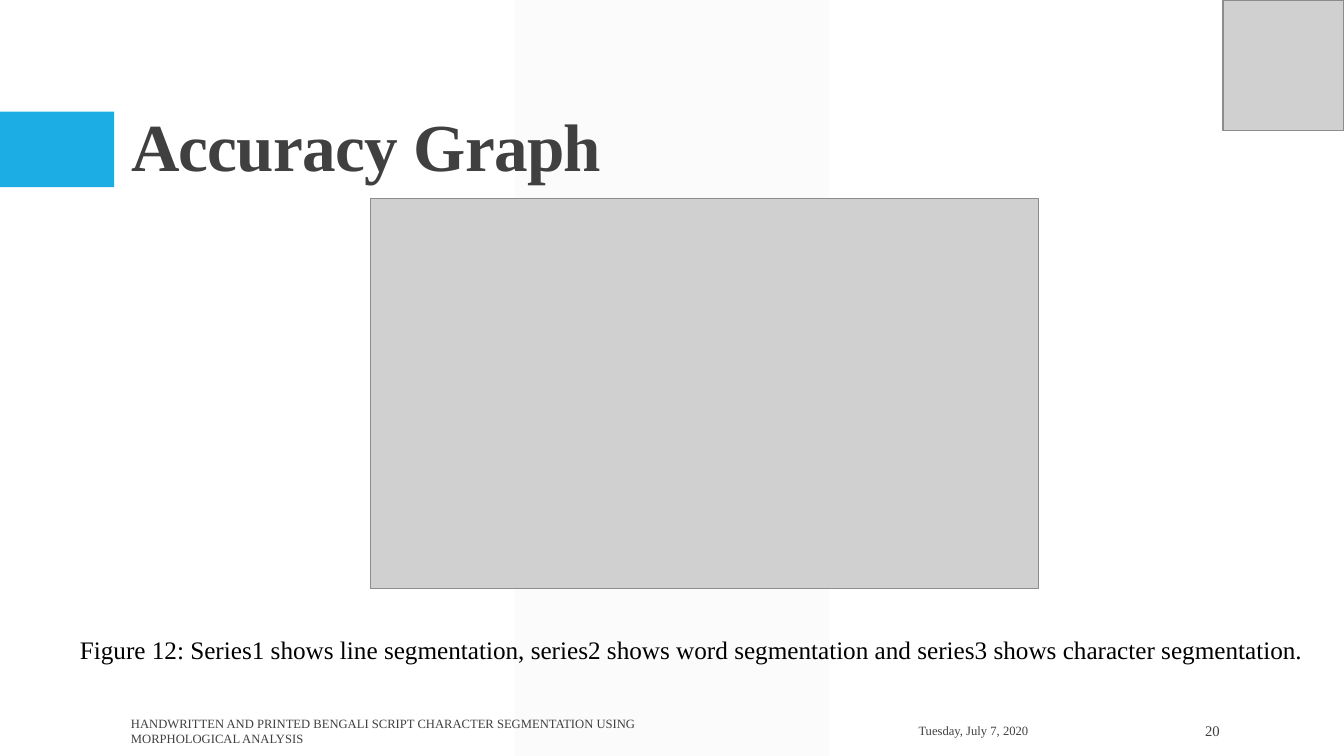
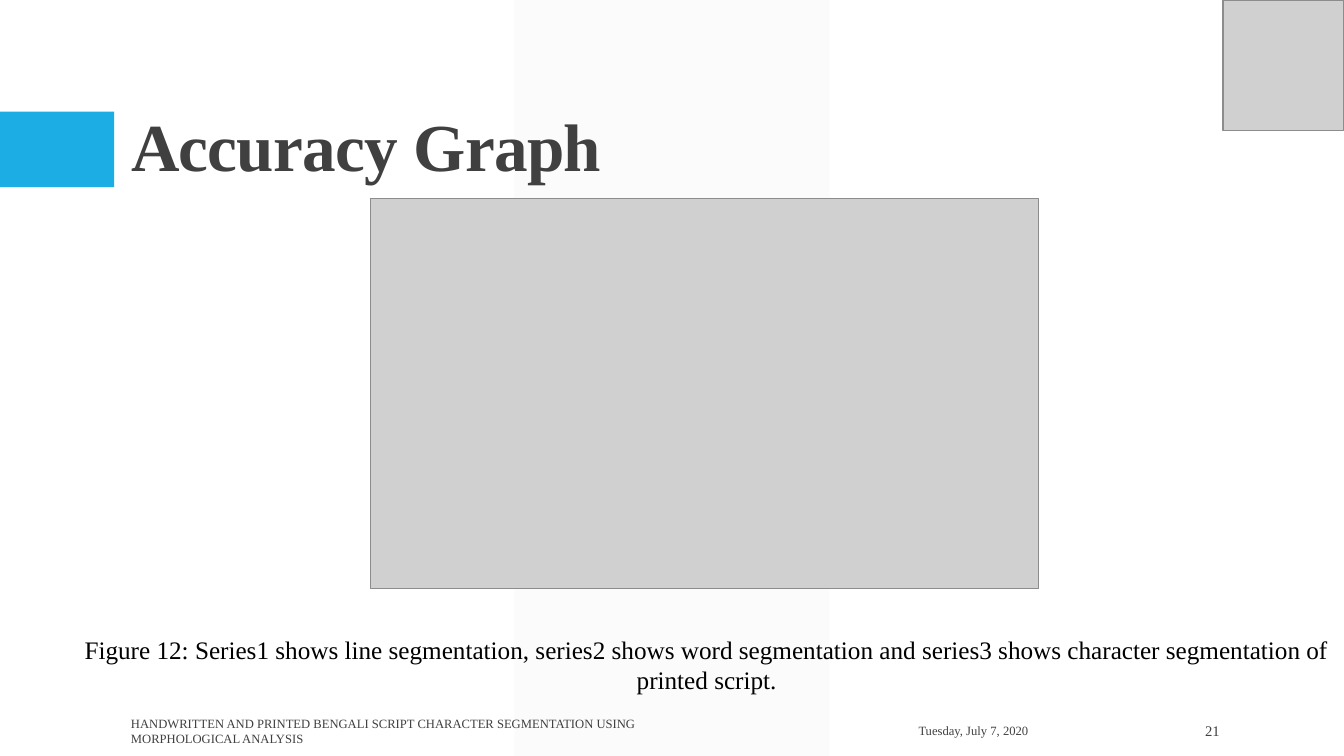
Before and after one commit to Arik096/project, a slide deck: slide 21 of book/puja.pptx (slide 20 before the commit). Drawn at 1344x756 pixels with LibreOffice and Linux fonts; fonts in the diff are those of the drawing; grey boxes stand for pictures. Boxes give left, top, right and bottom in pixels: in the first picture for what was removed or moved away, otherwise in the second. Text is boxed around its words. In the diff, an @@ line names an element or a change of style, - is before the commit and + after.

```diff
--- a/book/puja.pptx
+++ b/book/puja.pptx
@@ text at (85, 641, 1327, 695): text changed @@
-Figure 12: Series1 shows line segmentation, series2 shows word segmentation and series3 shows character segmentation.
+Figure 12: Series1 shows line segmentation, series2 shows word segmentation and series3 shows character segmentation of printed script.
@@ page number at (1205, 726, 1220, 736): text changed @@
-20
+21
```
Also in this commit, not shown: 1 other slide changed, 2 slides added.
